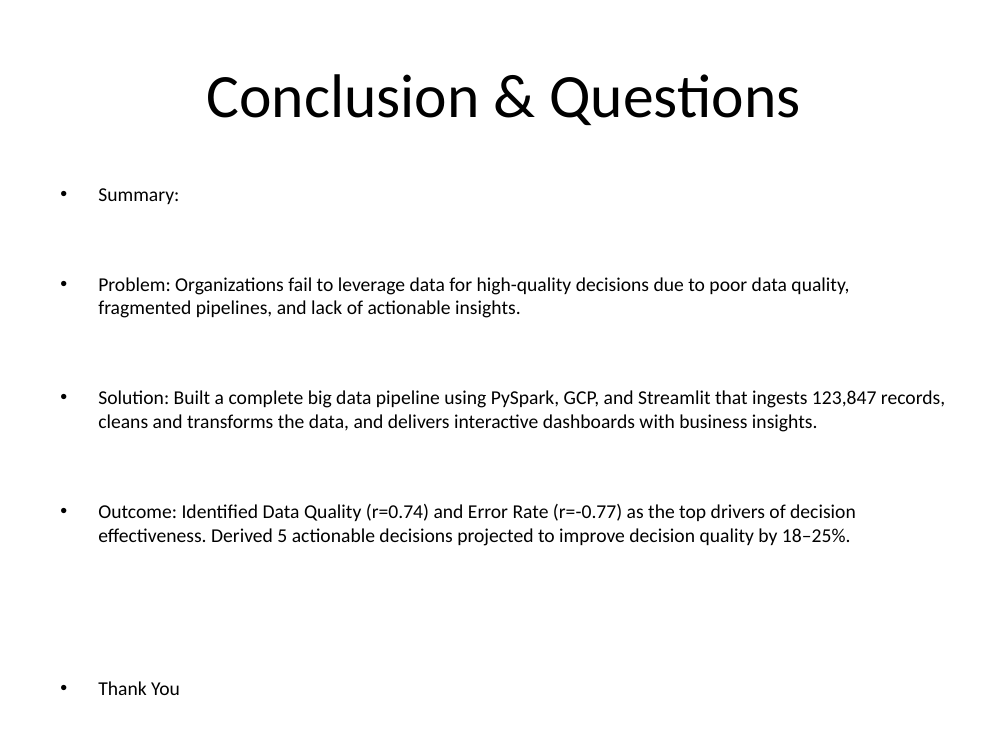
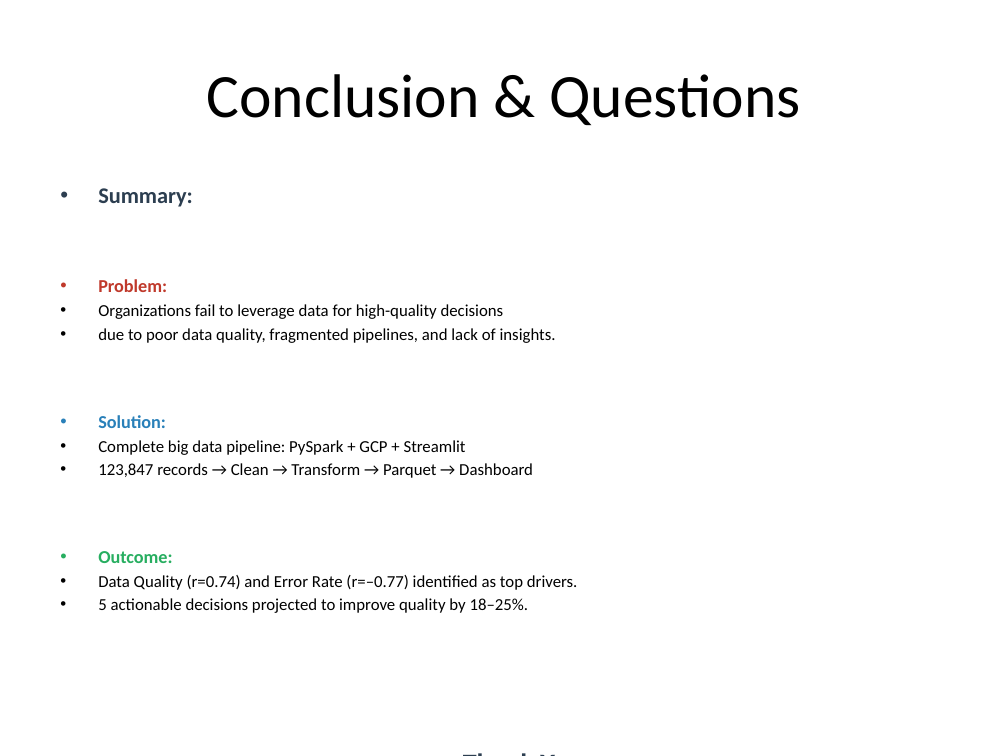
Before and after one commit to Shivshankar8261/data-driven-decision-bigdata, a slide deck: slide 6 of BDCCT_PPT.pptx. Drawn at 1008x756 pixels with LibreOffice and Linux fonts; fonts in the diff are those of the drawing. Boxes give left, top, right and bottom in pixels: in the first picture for what was removed or moved away, otherwise in the second. Text is boxed around its words. In the diff, an @@ line names an element or a change of style, - is before the commit and + after.

```diff
--- a/BDCCT_PPT.pptx
+++ b/BDCCT_PPT.pptx
@@ text at (x1=98, y1=188, x2=193, y2=207): size 14 to 16 pt in "Summary:"; text colour #000000 to #2C3E50, bold on in "Summary:", "Thank You"; size 14 to 20 pt in "Thank You"; alignment left to centre; more space between paragraphs @@
@@ text at (x1=98, y1=279, x2=578, y2=613): text changed; size 14 to 12 pt @@
-• Problem: Organizations fail to leverage data for high-quality decisions due to poor data quality, fragmented pipelines, and lack of actionable insights.
-• Solution: Built a complete big data pipeline using PySpark, GCP, and Streamlit that ingests 123,847 records, cleans and transforms the data, and delivers interactive dashboards with business insights.
-• Outcome: Identified Data Quality (r=0.74) and Error Rate (r=-0.77) as the top drivers of decision effectiveness. Derived 5 actionable decisions projected to improve decision quality by 18–25%.
+• Problem:
+• Organizations fail to leverage data for high-quality decisions
+• due to poor data quality, fragmented pipelines, and lack of insights.
+• Solution:
+• Complete big data pipeline: PySpark + GCP + Streamlit
+• 123,847 records → Clean → Transform → Parquet → Dashboard
+• Outcome:
+• Data Quality (r=0.74) and Error Rate (r=–0.77) identified as top drivers.
+• 5 actionable decisions projected to improve quality by 18–25%.
```
Also in this commit, not shown: 5 other slides changed, 5 other files.
